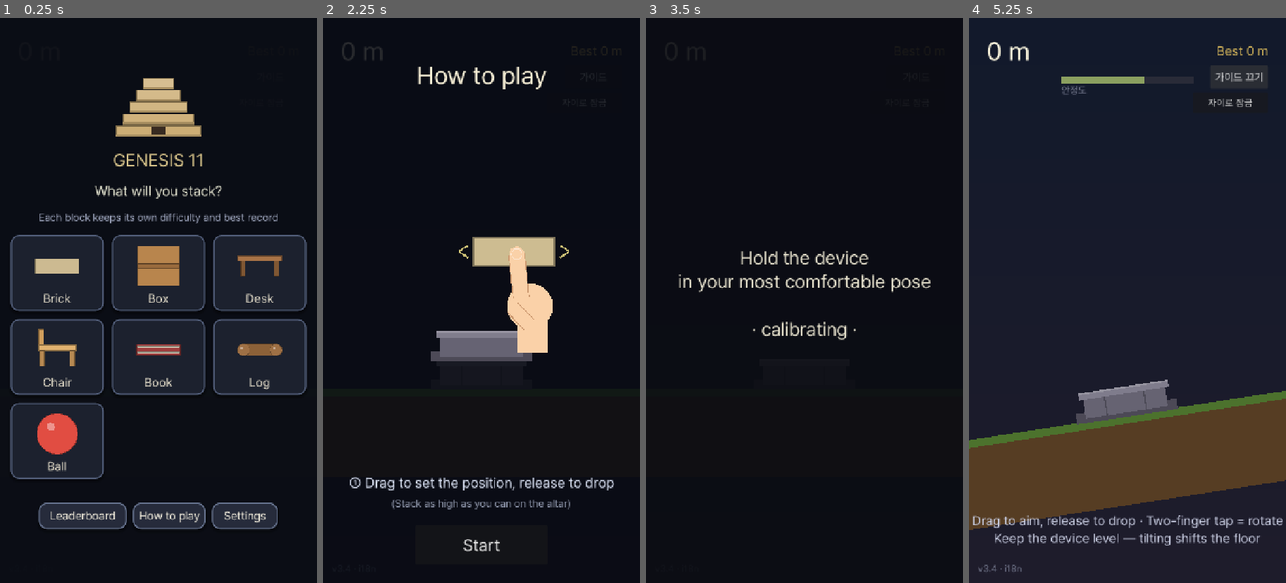
Above: before the commit, frames 1-4 (left to right).
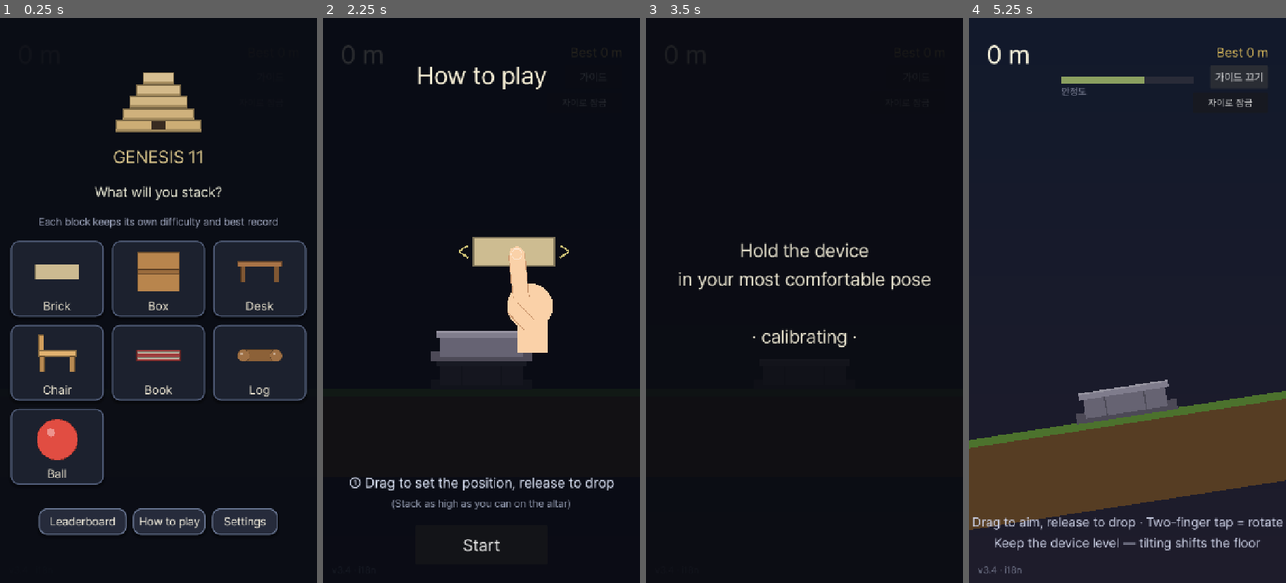
Above: after the commit, the same moments.

Repository: jungrok5/babel-tower
Game: Godot game, scene res://scenes/Main.tscn
Two runs of this game, one before a commit and one after it. Both use one fixed random seed, a clock stepped at 60 frames per second and the inputs below.
Inputs:
- Up to frame 1 (0.25 s): no input
- Up to frame 2 (2.25 s): click "가이드" at 0.5 s; click "자이로 잠금" at 1.25 s; click "Brick" at 2 s
- Up to frame 3 (3.5 s): click "Start" at 2.75 s
- Up to frame 4 (5.25 s): click "가이드" at 3.5 s; click "자이로 잠금" at 4.25 s; click "가이드" at 5 s

The runs differ from the first frame. In frame 1, 14% of the frame differs, in the area x 3-97%, y 9-92%; in frame 2, less than 0.1%; in frame 3, 2.1%; in frame 4, 2.3%.

Commit message:
font: add system-font fallback chain for broad script coverage
Pretendard covers Latin/Korean/Cyrillic; add a SystemFont fallback
(Noto CJK/Devanagari/Thai/Arabic → sans-serif) so non-Latin native
names in the language picker render on-device instead of tofu. Full
guaranteed coverage (bundled Noto) is deferred with the other languages.

Co-Authored-By: Claude Opus 4.8 <noreply@anthropic.com>
Claude-Session: https://claude.ai/code/session_01Jx8xk1vyhwdsC6SaQay3dQ

Diff:
--- a/scripts/main.gd
+++ b/scripts/main.gd
@@ -827,8 +827,17 @@
 # ---------------------------------------------------------------- UI 구성
 
 func _build_ui() -> void:
-	# 다국어(라틴+한글+일본어) 예쁜 폰트
-	ui_font = load("res://fonts/Pretendard-Regular.otf")
+	# 다국어 폰트: Pretendard(라틴/한글/키릴) + 시스템 폰트 폴백(CJK/데바나가리/태국/아랍 등).
+	# 100개국 대비 — 없는 글리프는 기기 시스템 폰트로 자동 대체. (완전 보장은 추후 Noto 번들)
+	var pre: FontFile = load("res://fonts/Pretendard-Regular.otf")
+	var sysfb := SystemFont.new()
+	sysfb.font_names = PackedStringArray([
+		"Noto Sans CJK KR", "Noto Sans CJK JP", "Noto Sans CJK SC", "Noto Sans JP",
+		"Noto Sans", "Noto Sans Devanagari", "Noto Sans Thai", "Noto Sans Arabic",
+		"Arial Unicode MS", "sans-serif"])
+	sysfb.allow_system_fallback = true
+	pre.fallbacks = [sysfb]
+	ui_font = pre
 
 	ui = CanvasLayer.new()
 	ui.layer = 5                     # 전경 바람 이펙트(layer 1)보다 위에 UI가 오도록
